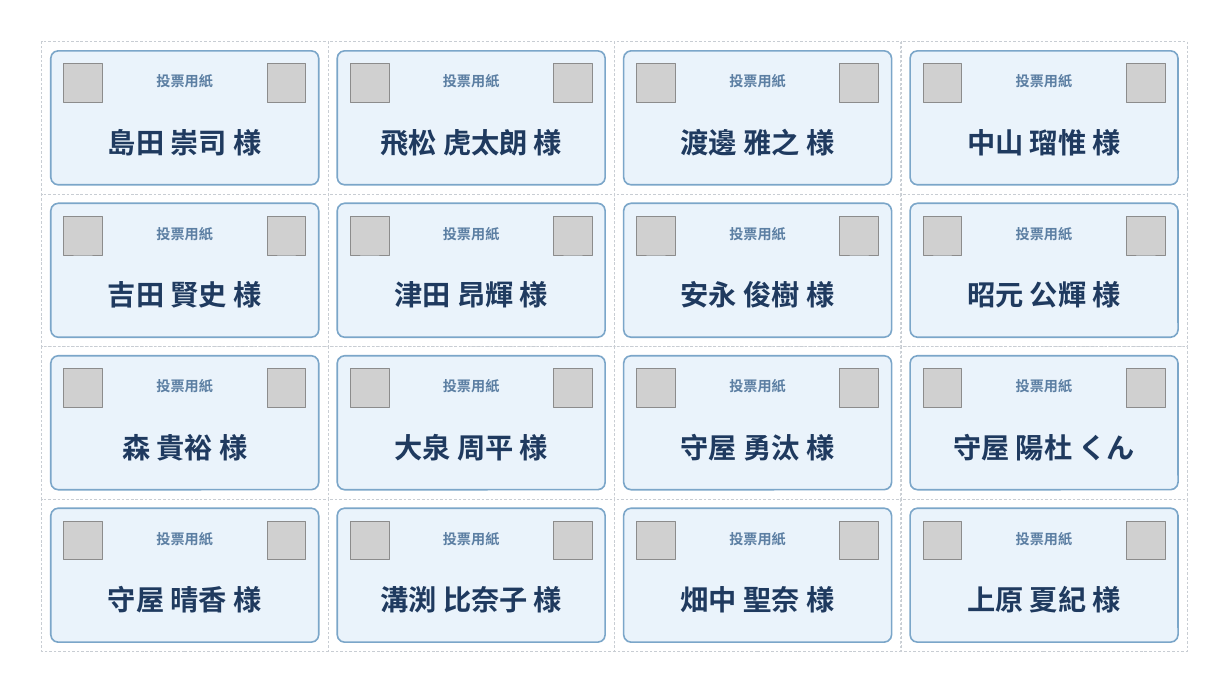
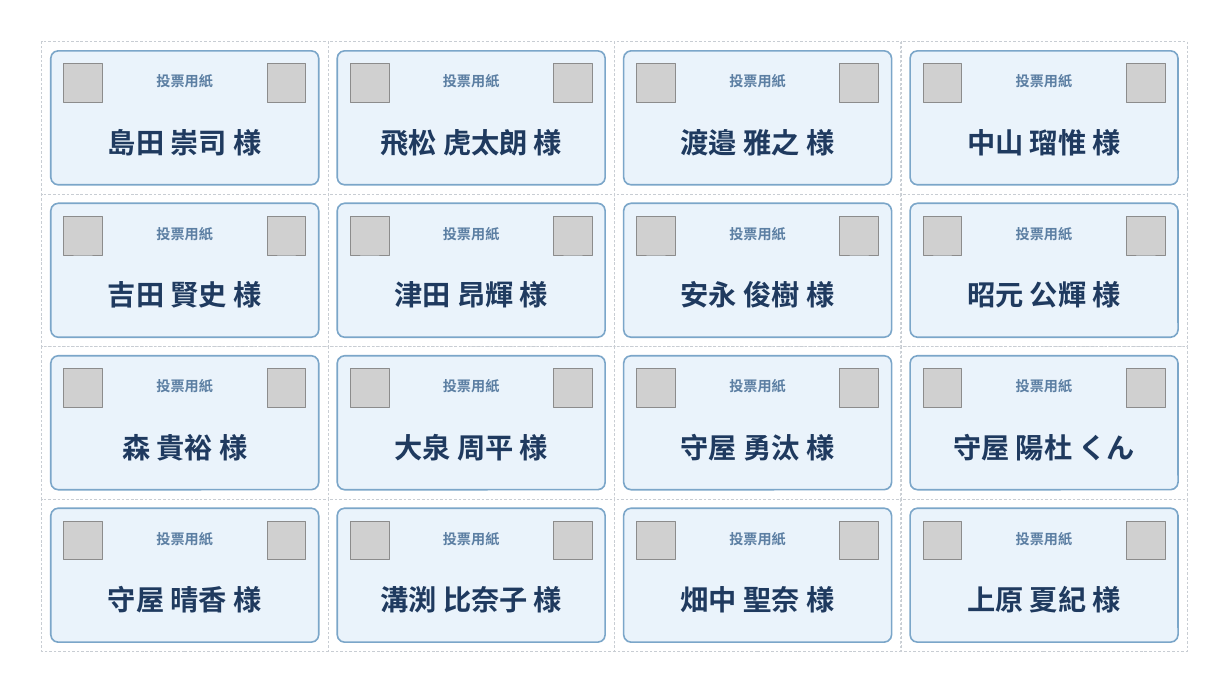
Before and after one commit to yuki5ilg/WeddingInvitations, a slide deck: slide 2 of voting_ballots.pptx. Drawn at 1232x693 pixels with LibreOffice and Linux fonts; fonts in the diff are those of the drawing; grey boxes stand for pictures. Boxes give left, top, right and bottom in pixels: in the first picture for what was removed or moved away, otherwise in the second. Text is boxed around its words. In the diff, an @@ line names an element or a change of style, - is before the commit and + after.

```diff
--- a/voting_ballots.pptx
+++ b/voting_ballots.pptx
@@ text at box(681, 129, 834, 156): text changed @@
-渡邊 雅之 様
+渡邉 雅之 様
```
Also in this commit, not shown: 3 other slides changed, 1 other file.
